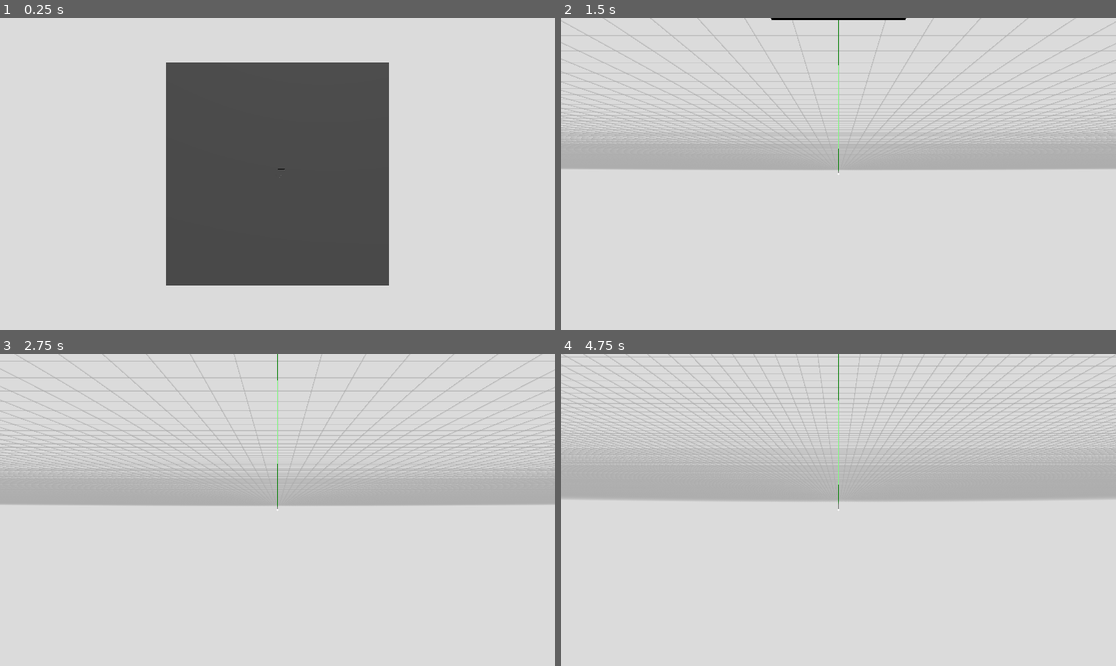
Above: before the commit, frames 1-4 (two rows, left to right).
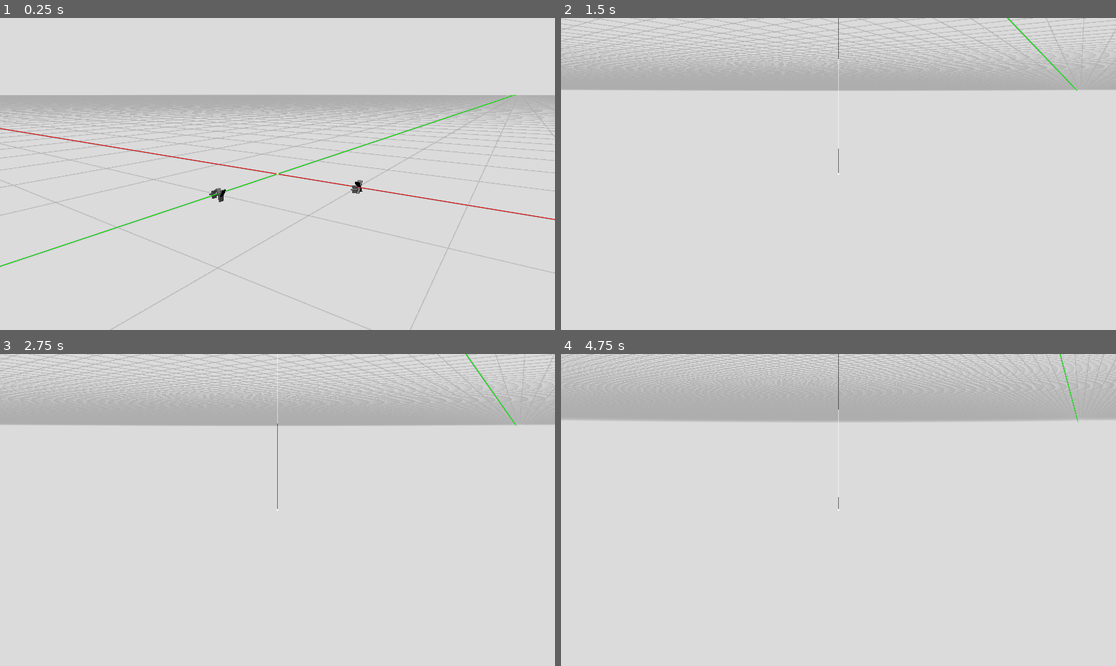
Above: after the commit, the same moments.

Repository: JoonChicken/dnd-builder
Game: Godot game, scene res://main.tscn
The game is run twice, just before and just after one commit, with the same random seed, the same clock (stepped at 60 frames per second) and the same inputs.
Inputs (mouse positions are in pixels of both pictures, inside the frame that each line leads up to):
- Up to frame 1 (0.25 s): no input
- Up to frame 2 (1.5 s): tap Enter at 0.5 s; move the mouse to (960, 158) at 0.52 s; hold Q (camera_down) 0.53-1.28 s; tap E (camera_up) at 0.8, 1.35 s; move the mouse to (727, 189) at 1.27 s
- Up to frame 3 (2.75 s): tap Ctrl (snapping, bound only after the commit) at 1.55 s; tap Space at 2 s; move the mouse to (333, 441) at 2.02 s; hold Ctrl (snapping, bound only after the commit) from 2.03 s (still down); tap Q (camera_down) at 2.3 s
- Up to frame 4 (4.75 s): move the mouse to (810, 572) at 2.77 s; release Ctrl (snapping, bound only after the commit) at 2.78 s; tap S (camera_back) at 2.85 s; tap E (camera_up) at 3.05 s; move the mouse to (1005, 556) at 3.52 s; hold Q (camera_down) 3.53-4.28 s; tap Ctrl (snapping, bound only after the commit) at 3.8 s; move the mouse to (672, 463) at 4.27 s; tap W (camera_forward) at 4.35 s; tap Q (camera_down) at 4.55 s

The runs differ from the first frame. In frame 1, 34% of the frame differs, in the area x 0-100%, y 14-100%; in frame 2, 24%; in frame 3, 26%; in frame 4, 30%.

Commit message:
Snapping camera root to meters

Diff:
--- a/main.tscn
+++ b/main.tscn
@@ -22,8 +22,12 @@
 
 [sub_resource type="SystemFont" id="SystemFont_lquwl"]
 
+[sub_resource type="TextMesh" id="TextMesh_lquwl"]
+text = "+Y"
+font = SubResource("SystemFont_lquwl")
+
 [sub_resource type="TextMesh" id="TextMesh_7mycd"]
-text = "+Z"
+text = "+X"
 font = SubResource("SystemFont_lquwl")
 
 [node name="Main" type="Node3D"]
@@ -47,6 +51,11 @@
 mesh = SubResource("ArrayMesh_h2yge")
 script = ExtResource("5_lquwl")
 
-[node name="axes labels" type="MeshInstance3D" parent="."]
-transform = Transform3D(1, 0, 0, 0, 1, 0, 0, 0, 1, 0, 0, 1.32982)
+[node name="y label" type="MeshInstance3D" parent="."]
+transform = Transform3D(1, 0, 0, 0, 1, 0, 0, 0, 1, 0, 0, 1)
+mesh = SubResource("TextMesh_lquwl")
+
+[node name="x label" type="MeshInstance3D" parent="."]
+transform = Transform3D(-4.37114e-08, 0, 1, 0, 1, 0, -1, 0, -4.37114e-08, 1, 0, 0)
 mesh = SubResource("TextMesh_7mycd")
+skeleton = NodePath("../y label")
--- a/project.godot
+++ b/project.godot
@@ -69,7 +69,7 @@
 , Object(InputEventKey,"resource_local_to_scene":false,"resource_name":"","device":-1,"window_id":0,"alt_pressed":false …(182 unchanged characters)…
 ]
 }
-snapping_toggle={
+snapping={
 "deadzone": 0.2,
 "events": [Object(InputEventKey,"resource_local_to_scene":false,"resource_name":"","device":0,"window_id":0,"alt_presse …(194 unchanged characters)…
 , Object(InputEventKey,"resource_local_to_scene":false,"resource_name":"","device":0,"window_id":0,"alt_pressed":false, …(185 unchanged characters)…
--- a/world/camera_controller.gd
+++ b/world/camera_controller.gd
@@ -70,7 +70,16 @@
         velocity *= 0.8
 
     velocity = velocity.limit_length(camera_max_speed)
-    camera_root.position += velocity * camera_zoom_mult * 0.6 * delta
+
+    if Input.is_action_pressed("snapping"):
+        velocity.y = 0.0
+        if direction.y != 0.0 && (Input.is_action_just_pressed("camera_up") || Input.is_action_just_pressed("camera_down")):
+            if direction.y > 0.0:
+                camera_root.position.y = ceil(camera_root.position.y + 0.000001)
+            else:
+                camera_root.position.y = floor(camera_root.position.y - 0.000001)
+    else:
+        camera_root.position += velocity * camera_zoom_mult * 0.6 * delta
 
     var root_pos = camera_root.global_position
     var st = SurfaceTool.new()
@@ -85,7 +94,6 @@
     st.add_vertex(root_pos)
     var linemesh = st.commit()
     $root_to_plane.mesh = linemesh
-
 
 
 func change_viewmode(new_mode: int) -> void:
--- a/world/camera_controller.tscn
+++ b/world/camera_controller.tscn
@@ -16,14 +16,12 @@
 radius = 0.01
 height = 0.02
 
-[sub_resource type="BoxMesh" id="BoxMesh_vjjq0"]
-size = Vector3(2, 2, 2)
-
 [node name="CameraController" type="Node3D"]
 script = ExtResource("1_8y15a")
 meterstick_material = SubResource("ShaderMaterial_vjjq0")
 
 [node name="CameraRoot" type="Node3D" parent="."]
+transform = Transform3D(0.818401, -0.134217, 0.558754, 0, 0.972341, 0.233564, -0.574648, -0.191149, 0.795765, 0, 0, 0)
 
 [node name="OrbitCam" type="Camera3D" parent="CameraRoot"]
 transform = Transform3D(1, 0, 0, 0, 1, 0, 0, 0, 1, 0, 0, 4)
@@ -38,6 +36,3 @@
 
 [node name="root_to_plane" type="MeshInstance3D" parent="."]
 skeleton = NodePath("../CameraRoot")
-
-[node name="MeshInstance3D" type="MeshInstance3D" parent="."]
-mesh = SubResource("BoxMesh_vjjq0")
Not shown: 1 places in main.tscn that only renumber resources
Not shown: 1 places in world/camera_controller.tscn that only renumber resources
